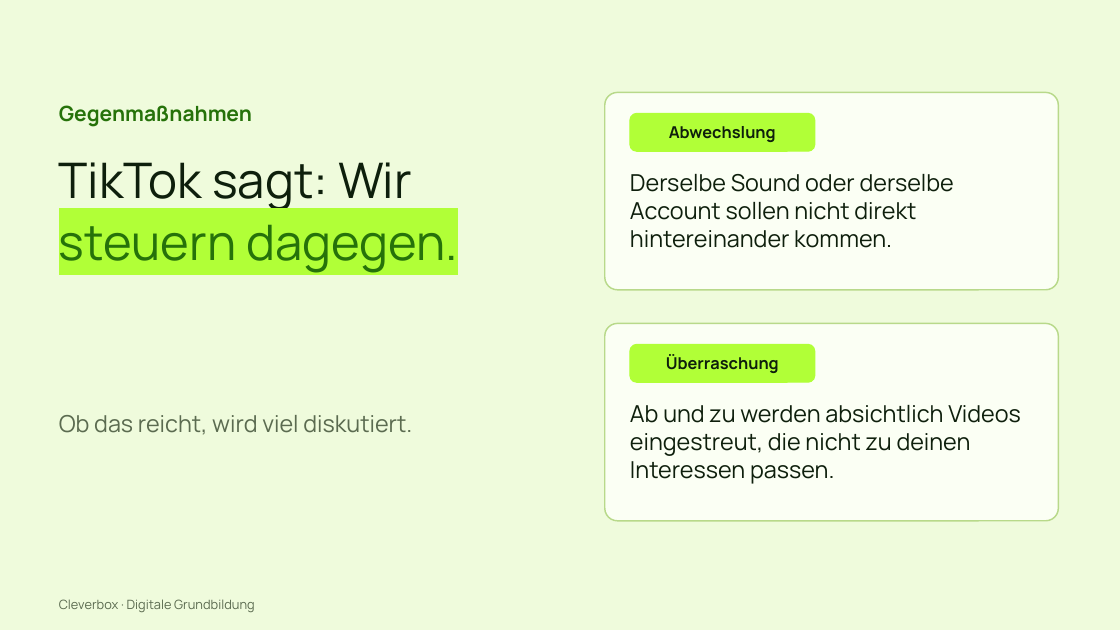
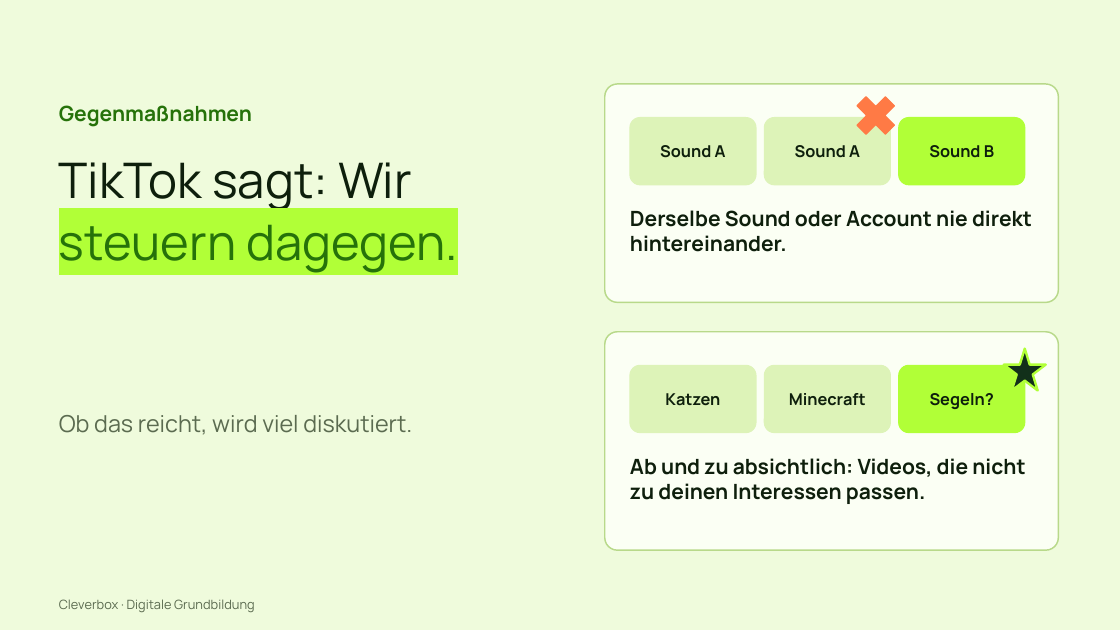
Before and after one commit to arminheske/claudecloud, a slide deck: slide 13 of videoslides/cleverbox-tiktok-slides.pptx. Drawn at 1120x630 pixels with LibreOffice and Linux fonts; fonts in the diff are those of the drawing. Boxes give left, top, right and bottom in pixels: in the first picture for what was removed or moved away, otherwise in the second. Text is boxed around its words. In the diff, an @@ line names an element or a change of style, - is before the commit and + after.

```diff
--- a/videoslides/cleverbox-tiktok-slides.pptx
+++ b/videoslides/cleverbox-tiktok-slides.pptx
@@ rounded rectangle: place and size @@
-rounded rectangle at (605, 92, 1059, 290)
+rounded rectangle at (605, 84, 1059, 302)
@@ cross added at (849, 88, 903, 143), fill #FF7A45, outline #FF7A45 1 pt @@
@@ rounded rectangle: place and size @@
-rounded rectangle at (630, 113, 815, 151)
+rounded rectangle at (630, 118, 756, 185)
@@ rounded rectangle at (630, 118, 756, 185): fill #B1FF37 to #DDF3B8; outline #B1FF37 1 pt to #DDF3B8 1 pt; proportions changed @@
@@ rounded rectangle added at (765, 118, 891, 185), fill #DDF3B8, outline #DDF3B8 1 pt @@
@@ proportions changed in 3 elements at (605, 84, 1059, 302), (605, 332, 1059, 550), (899, 118, 1025, 185) @@
@@ rounded rectangle: place and size @@
-rounded rectangle at (630, 344, 815, 382)
+rounded rectangle at (899, 118, 1025, 185)
@@ text at (660, 145, 726, 158): text changed @@
-Abwechslung
+Sound A
@@ text added at (795, 145, 860, 158), 14 pt, text #0E1F0C, bold @@
+Sound A
@@ text added at (929, 145, 994, 158), 14 pt, text #0E1F0C, bold @@
+Sound B
@@ text at (630, 210, 1032, 252): text changed; size 20 to 18 pt; bold on @@
-Derselbe Sound oder derselbe Account sollen nicht direkt hintereinander kommen.
+Derselbe Sound oder Account nie direkt hintereinander.
@@ rounded rectangle: place and size @@
-rounded rectangle at (605, 323, 1059, 521)
+rounded rectangle at (605, 332, 1059, 550)
@@ text removed at (666, 354, 779, 373) @@
-Überraschung
@@ star added at (1004, 349, 1046, 391), fill #12301A, outline #B1FF37 2 pt @@
@@ rounded rectangle added at (630, 365, 756, 433), fill #DDF3B8, outline #DDF3B8 1 pt @@
@@ rounded rectangle added at (765, 365, 891, 433), fill #DDF3B8, outline #DDF3B8 1 pt @@
@@ rounded rectangle added at (899, 365, 1025, 433), fill #B1FF37, outline #B1FF37 1 pt @@
@@ text added at (665, 393, 720, 406), 14 pt, text #0E1F0C, bold @@
+Katzen
@@ text added at (789, 393, 866, 406), 14 pt, text #0E1F0C, bold @@
+Minecraft
@@ text added at (930, 393, 994, 409), 14 pt, text #0E1F0C, bold @@
+Segeln?
@@ text at (630, 458, 1025, 504): text changed; size 20 to 18 pt; bold on @@
-Ab und zu werden absichtlich Videos eingestreut, die nicht zu deinen Interessen passen.
+Ab und zu absichtlich: Videos, die nicht zu deinen Interessen passen.
```
Also in this commit, not shown: 15 other slides changed.
